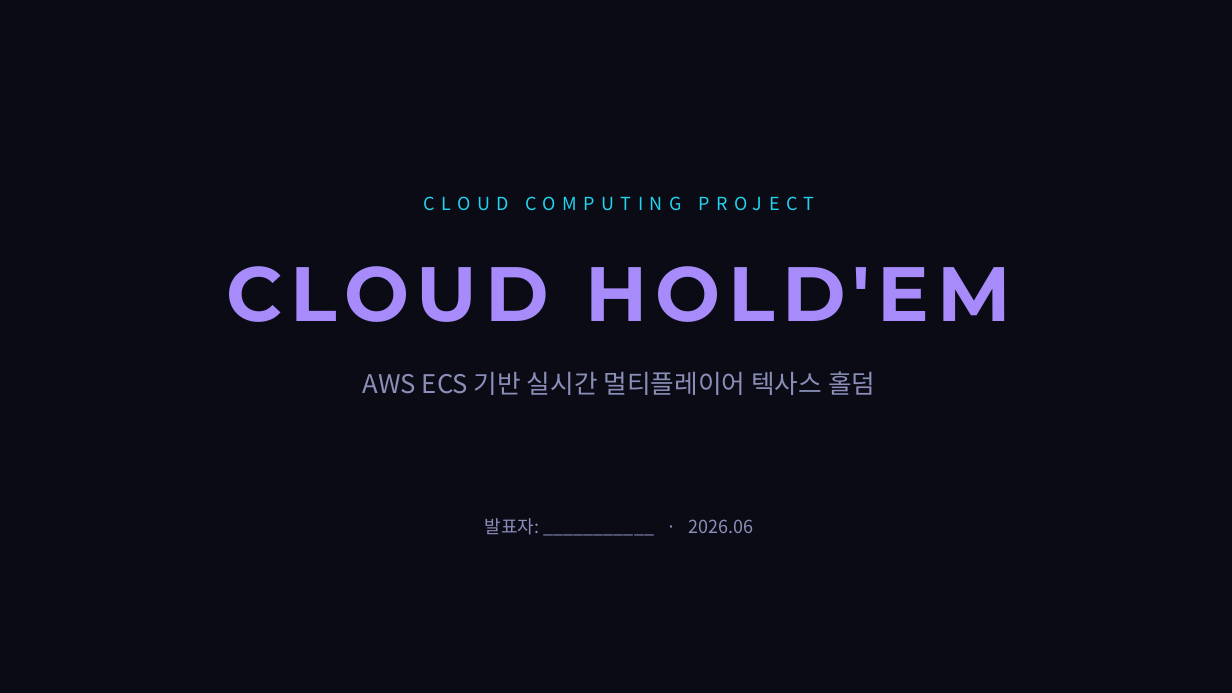
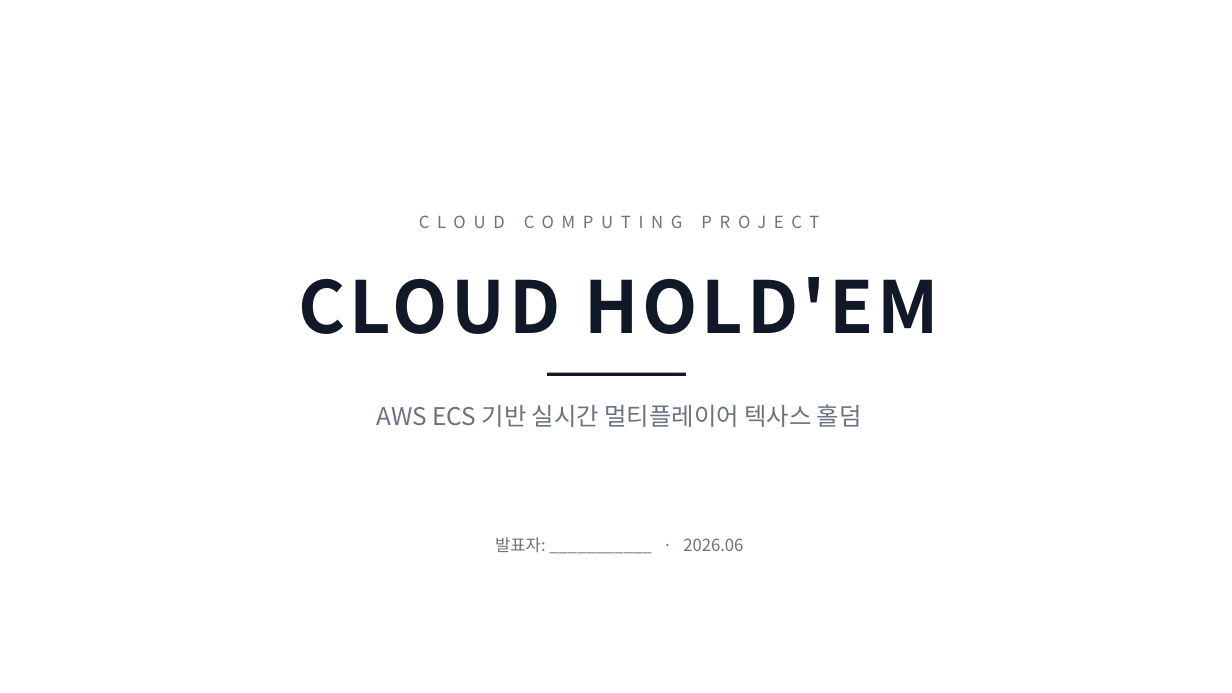
Before and after one commit to dak-ori/cloud_holdem, a slide deck: slide 1 of docs/presentation/cloud-holdem-발표.pptx. Drawn at 1232x693 pixels with LibreOffice and Linux fonts; fonts in the diff are those of the drawing. Boxes give left, top, right and bottom in pixels: in the first picture for what was removed or moved away, otherwise in the second. Text is boxed around its words. In the diff, an @@ line names an element or a change of style, - is before the commit and + after.

```diff
--- a/docs/presentation/cloud-holdem-발표.pptx
+++ b/docs/presentation/cloud-holdem-발표.pptx
@@ background #0B0B16 to #FFFFFF @@
@@ text "CLOUD COMPUTING PROJECT": place and size @@
-text "CLOUD COMPUTING PROJECT" at box(424, 196, 814, 211)
+text "CLOUD COMPUTING PROJECT" at box(65, 203, 1174, 240)
@@ text "CLOUD COMPUTING PROJECT" at box(65, 203, 1174, 240): size 14 to 13 pt, text colour #22D3EE to #6B7280, letter spacing 5 to 6 pt @@
@@ text "CLOUD HOLD'EM": place and size @@
-text "CLOUD HOLD'EM" at box(227, 266, 1011, 322)
+text "CLOUD HOLD'EM" at box(299, 277, 938, 334)
@@ text "CLOUD HOLD'EM" at box(299, 277, 938, 334): size 60 to 56 pt, font Montserrat to Noto Sans CJK KR, text colour #A78BFA to #111827, letter spacing 6 to 3 pt @@
@@ line added from (547, 374) to (686, 374), #111827 2.5 pt @@
@@ text "AWS ECS 기반 실시간 멀티플레이어 ...": place and size @@
-text "AWS ECS 기반 실시간 멀티플레이어 ..." at box(363, 371, 875, 395)
+text "AWS ECS 기반 실시간 멀티플레이어 ..." at box(377, 404, 862, 427)
@@ text "AWS ECS 기반 실시간 멀티플레이어 ..." at box(377, 404, 862, 427): size 20 to 19 pt, text colour #8B8FB8 to #6B7280 @@
@@ text "발표자: ___________ · 2026.06": place and size @@
-text "발표자: ___________ · 2026.06" at box(485, 518, 753, 535)
+text "발표자: ___________ · 2026.06" at box(495, 537, 743, 553)
@@ text "발표자: ___________ · 2026.06" at box(495, 537, 743, 553): size 14 to 13 pt, text colour #8B8FB8 to #6B7280 @@
```
Also in this commit, not shown: 5 other slides changed, 11 slides added, 9 slides removed, 6 other files.
